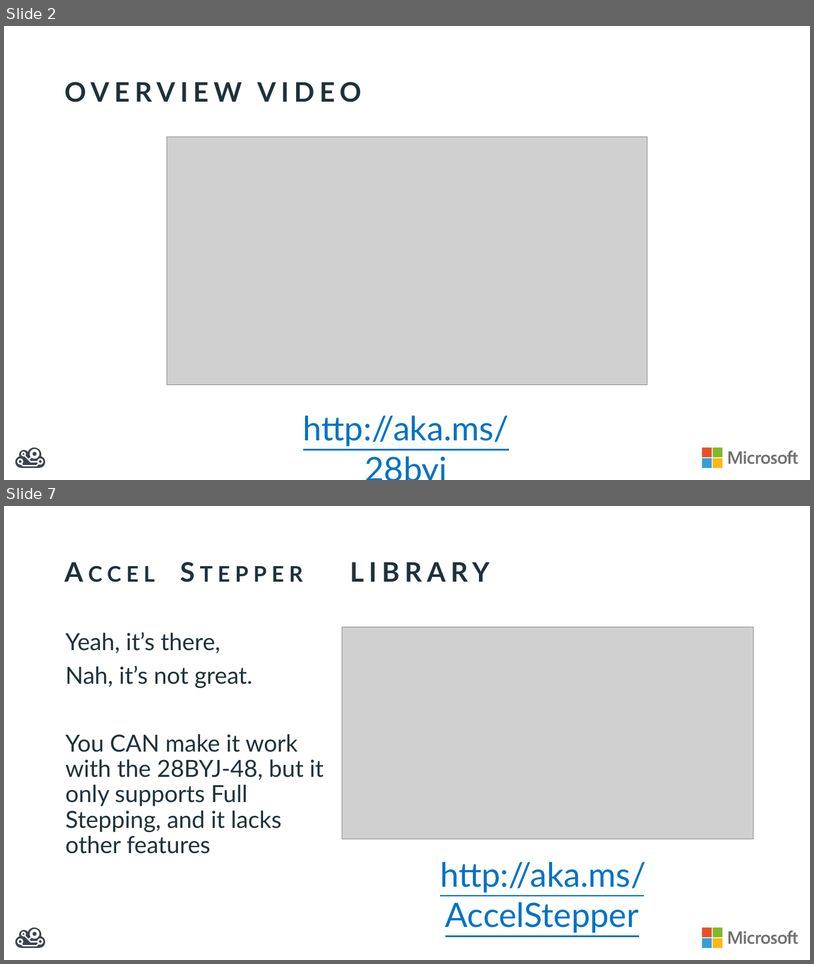
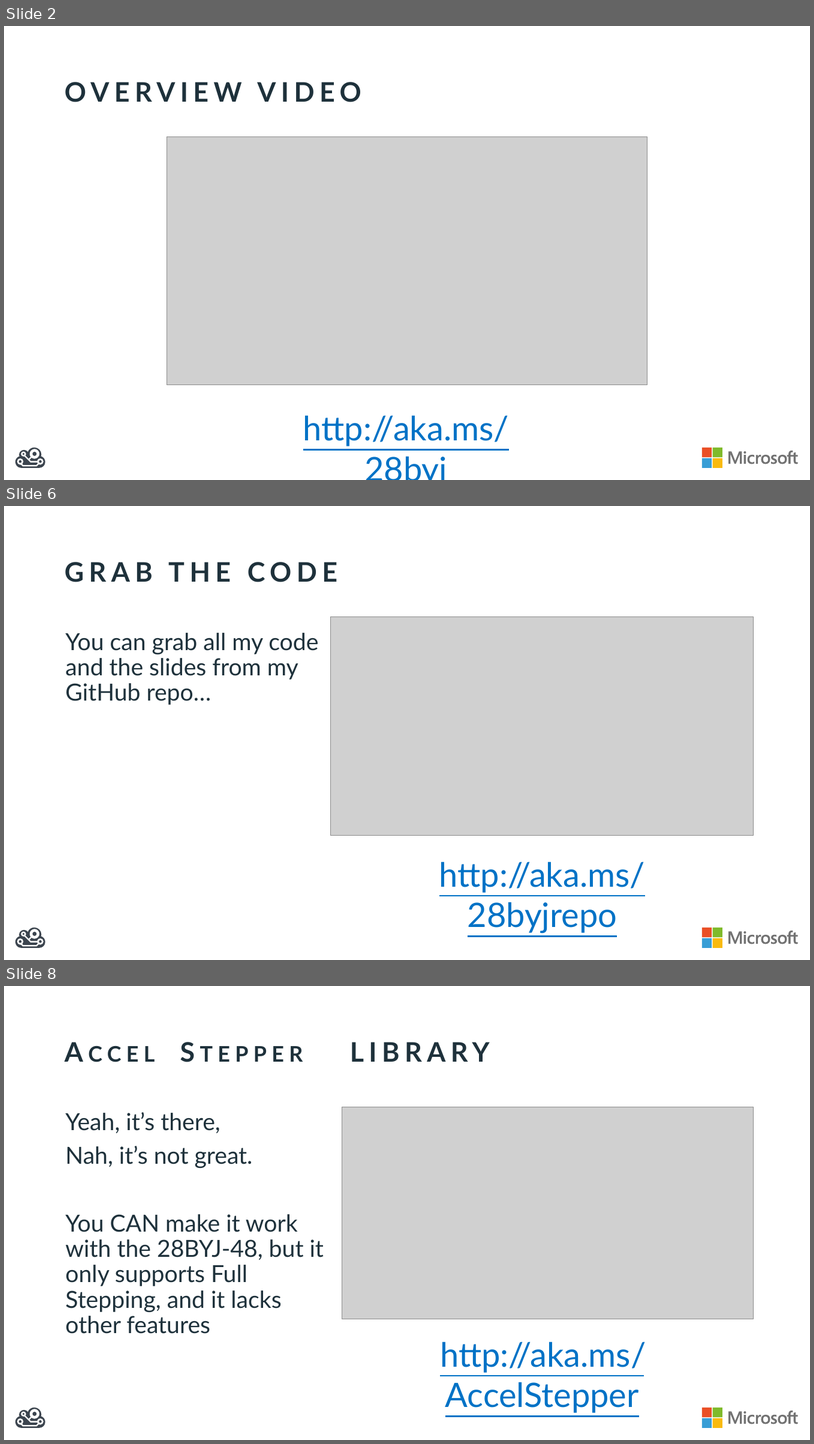
Before and after one commit to BretStateham/28BYJ-48, a slide deck: Arduino/Slides/28BYJ-48 and the Arduino.pptx. Shown one above the other, each under a label of ours: slides 2 and 7 before the commit, slides 2, 6 and 8 after it; the slides between them are not shown. The pictures are 814x964 and 814x1444 pixels, drawn with LibreOffice and Linux fonts; fonts in the diff are those of the drawing; grey boxes stand for pictures. Boxes give left, top, right and bottom in pixels: in the first picture for what was removed or moved away, otherwise in the second. Text is boxed around its words. In the diff, an @@ line names an element or a change of style, - is before the commit and + after.

```diff
--- a/Arduino/Slides/28BYJ-48 and the Arduino.pptx
+++ b/Arduino/Slides/28BYJ-48 and the Arduino.pptx
@@ slide 6 added at [4,506,810,960], background #FFFFFF; not listed: 6 template elements that a slide beside it also shows @@
@@ title added at [65,562,338,582], 32 pt, text #1E313B, bold @@
+GRAB THE CODE
@@ picture added at [331,617,754,835] @@
@@ text added at [65,633,318,705], 28 pt, text #1E313B @@
+You can grab all my code and the slides from my GitHub repo…
@@ text added at [440,861,645,933], 40 pt, text #0072C6, underline @@
+http://aka.ms/28byjrepo
@@ what was slide 7 is now slide 8 @@
```
Also in this commit, not shown: 2 slides changed.
